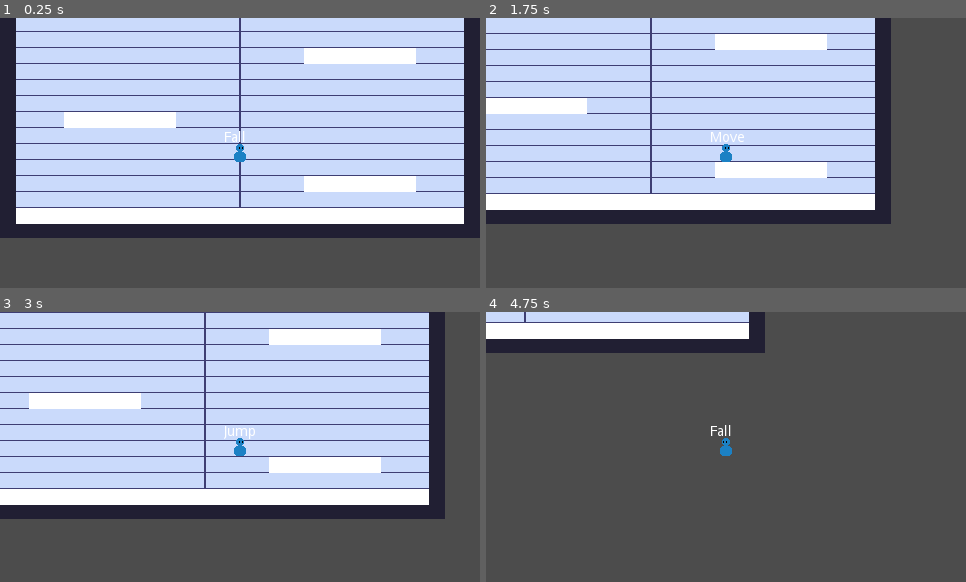
Above: before the commit, frames 1-4 (two rows, left to right).
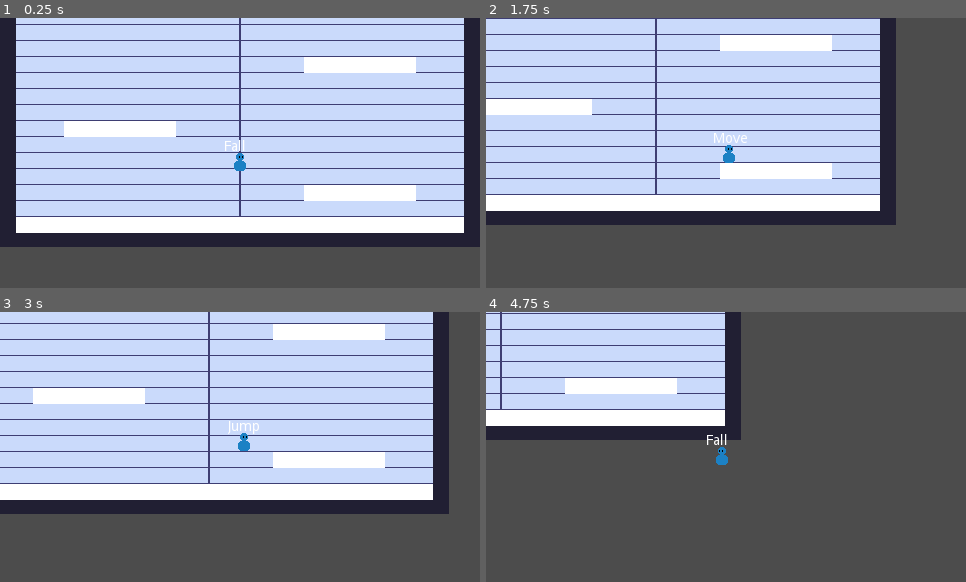
Above: after the commit, the same moments.

Repository: VuurMos/godot-3.5-platformer-character-controller
Game: Godot game, scene res://Game.tscn
The game is run twice, just before and just after one commit, with the same random seed, the same clock (stepped at 60 frames per second) and the same inputs.
Inputs:
- Up to frame 1 (0.25 s): no input
- Up to frame 2 (1.75 s): hold Space (jump) 0.53-1.28 s; hold Right (right) from 0.53 s (still down); tap Space (jump) at 1.35, 1.52 s
- Up to frame 3 (3 s): tap Space (jump) at 1.82, 2.85 s; release Right (right) at 2.03 s; hold Left (left) 2.03-2.78 s; hold Space (jump) 2.03-2.78 s; hold Right (right) from 2.78 s (still down)
- Up to frame 4 (4.75 s): tap Space (jump) at 3.02, 3.32, 4.35, 4.52 s; hold Space (jump) 3.53-4.28 s; release Right (right) at 4.28 s; hold Left (left) from 4.28 s (still down)

The runs differ from the first frame. In frame 1, 22% of the frame differs, in the area x 0-100%, y 2-85%; in frame 2, 9.7%; in frame 3, 16%; in frame 4, 24%, in the area x 0-59%, y 0-57%.

Commit message:
Added camera controller and land state

Diff:
--- a/platformer-controller/Game.tscn
+++ b/platformer-controller/Game.tscn
@@ -12,9 +12,6 @@
 
 [node name="PlatformController" parent="." instance=ExtResource( 1 )]
 
-[node name="Camera2D" type="Camera2D" parent="PlatformController"]
-current = true
-
 [node name="TestPlatform" parent="." instance=ExtResource( 2 )]
 position = Vector2( 0, 112 )
 scale = Vector2( 4, 1 )
--- /dev/null
+++ b/platformer-controller/globals/events.gd
@@ -0,0 +1,5 @@
+extends Node
+
+# Camera Signals
+signal cam_directional_screen_shaked(trauma, direction)
+signal cam_noise_screen_shaked(trauma)
--- a/platformer-controller/player/PlatformController.tscn
+++ b/platformer-controller/player/PlatformController.tscn
@@ -1,13 +1,15 @@
-[gd_scene load_steps=10 format=2]
+[gd_scene load_steps=12 format=2]
 
 [ext_resource path="res://player/platform-controller.gd" type="Script" id=1]
 [ext_resource path="res://player/player_base_sprite.png" type="Texture" id=2]
-[ext_resource path="res://player/player-state-machine.gd" type="Script" id=3]
-[ext_resource path="res://player/player-idle-state.gd" type="Script" id=4]
-[ext_resource path="res://player/player-jump-state.gd" type="Script" id=5]
-[ext_resource path="res://player/player-move-state.gd" type="Script" id=6]
-[ext_resource path="res://player/state-label.gd" type="Script" id=7]
-[ext_resource path="res://player/player-fall-state.gd" type="Script" id=8]
+[ext_resource path="res://player/player-state-machine/player-state-machine.gd" type="Script" id=3]
+[ext_resource path="res://player/player-state-machine/player-states/player-idle-state.gd" type="Script" id=4]
+[ext_resource path="res://player/player-state-machine/player-states/player-jump-state.gd" type="Script" id=5]
+[ext_resource path="res://player/player-state-machine/player-states/player-move-state.gd" type="Script" id=6]
+[ext_resource path="res://player/player-state-machine/state-label.gd" type="Script" id=7]
+[ext_resource path="res://player/player-state-machine/player-states/player-fall-state.gd" type="Script" id=8]
+[ext_resource path="res://player/player-cam/player-cam.gd" type="Script" id=9]
+[ext_resource path="res://player/player-state-machine/player-states/player-land-state.gd" type="Script" id=10]
 
 [sub_resource type="CapsuleShape2D" id=1]
 radius = 6.0
@@ -16,20 +18,28 @@
 [node name="PlatformController" type="KinematicBody2D"]
 script = ExtResource( 1 )
 
+[node name="PlayerCamera" type="Camera2D" parent="."]
+current = true
+script = ExtResource( 9 )
+
 [node name="Sprite" type="Sprite" parent="."]
 texture = ExtResource( 2 )
 
 [node name="CollisionShape2D" type="CollisionShape2D" parent="."]
 shape = SubResource( 1 )
 
-[node name="JumpTimers" type="Node" parent="."]
+[node name="StateTimers" type="Node" parent="."]
 
-[node name="JumpBuffer" type="Timer" parent="JumpTimers"]
+[node name="JumpBuffer" type="Timer" parent="StateTimers"]
 wait_time = 0.2
 one_shot = true
 
-[node name="CoyoteTimer" type="Timer" parent="JumpTimers"]
+[node name="CoyoteTimer" type="Timer" parent="StateTimers"]
 wait_time = 0.1
+one_shot = true
+
+[node name="FallTimer" type="Timer" parent="StateTimers"]
+wait_time = 0.3
 one_shot = true
 
 [node name="StateMachine" type="Node" parent="."]
@@ -48,6 +58,9 @@
 [node name="Fall" type="Node" parent="StateMachine"]
 script = ExtResource( 8 )
 
+[node name="Land" type="Node" parent="StateMachine"]
+script = ExtResource( 10 )
+
 [node name="StateLabel" type="RichTextLabel" parent="."]
 margin_left = -16.0
 margin_top = -22.0
--- a/platformer-controller/player/platform-controller.gd
+++ b/platformer-controller/player/platform-controller.gd
@@ -20,25 +20,25 @@
 var fall_x_dist = 1.75 * TILE_SIZE
 
 var jump_velocity = (2 * jump_height * max_speed) / jump_x_dist
-
 var jump_gravity = (2 * jump_height * pow(max_speed, 2)) / pow(jump_x_dist, 2)
 
-var low_grav_apex_threshold = -10
+var low_grav_apex_threshold = -15
 var jump_apex_gravity = jump_gravity * 0.1
 
 var fall_gravity = (2 * jump_height * pow(max_speed, 2)) / pow(fall_x_dist, 2)
-
-# Clamp fall speed
 var max_fall_velocity = jump_velocity * 0.85
 
 onready var sprite = $Sprite
-onready var jump_buffer = $JumpTimers/JumpBuffer
-onready var coyote_timer = $JumpTimers/CoyoteTimer
+onready var cam = $PlayerCamera
+onready var jump_buffer = $StateTimers/JumpBuffer
+onready var coyote_timer = $StateTimers/CoyoteTimer
+onready var fall_timer = $StateTimers/FallTimer
 onready var state_machine = $StateMachine
 onready var state_label = $StateLabel
 
 
 func _ready():
+	cam.target = self
 	state_machine.connect("transitioned", state_label, "update_label")
 
 
@@ -54,6 +54,7 @@
 
 
 func _physics_process(delta):
+	print(state_machine.state)
 	input_direction = _get_input_direction()
 
 
--- /dev/null
+++ b/platformer-controller/player/player-cam/PlayerCam.tscn
@@ -0,0 +1,6 @@
+[gd_scene load_steps=2 format=2]
+
+[ext_resource path="res://player/player-cam/player-cam.gd" type="Script" id=1]
+
+[node name="PlayerCam" type="Camera2D"]
+script = ExtResource( 1 )
--- /dev/null
+++ b/platformer-controller/player/player-cam/player-cam.gd
@@ -0,0 +1,86 @@
+class_name PlayerCamera
+extends Camera2D
+
+# Follow Variables
+export(float, 0.01, 1, 0.01) var smooth_follow_factor := 0.5 # 0.01 = slow, 0.1 = fast, 0.5 = very fast, 1 = instant
+
+var target = null
+var time_scale := 1.0 # used to adjust camera follow rate with changes in time scale
+
+# Shake Settings
+export(int, 2, 3, 1) var directional_trauma_exponent = 2 # squared or cubed trauma exponent
+export(int, 2, 3, 1) var noise_trauma_exponent = 2 # squared or cubed trauma exponent
+export(float, 0, 1, 0.1) var directional_trauma_decay_rate = 0.8 # how quickly trauma will decay
+export(float, 0, 1, 0.1) var noise_trauma_decay_rate = 0.8 # how quickly trauma will decay
+export var max_shake_offset := Vector2(100, 75) # max position offset during shake
+export var max_shake_roll := 0.1 # max radians to rotate during shake
+
+var min_trauma_magnitude := 0.0 # min limit for trauma magnitude
+var max_trauma_magnitude := 1.0 # max limit for trauma magnitude
+var trauma_direction := Vector2.ZERO
+var noise_y := 0 #used to retrieve noise values from texture
+var noise_direction := Vector2.ZERO
+var current_directional_trauma := 0.0 # current level of directional shake
+var current_noise_trauma := 0.0 # current level of noise shake
+
+onready var screen_shake := true # toggle screen shake setting
+onready var shake_magnitude := 1.0 # shake intensity 0-1
+onready var noise := OpenSimplexNoise.new()
+
+
+#Start
+func _ready():
+	set_as_toplevel(true)
+	_generate_noise()
+	# set target
+
+# connect to event bus singleton for screenshake events
+	Events.connect("cam_directional_screen_shaked", self, "_on_directional_shaked")
+	Events.connect("cam_noise_screen_shaked", self, "_on_noise_shaked")
+
+
+func _physics_process(delta):
+	# follow target if valid
+	if target != null:
+		_follow_target()
+	else:
+		print("Cam error: no targets found.")
+
+	# apply shake_screen() if there is trauma and screen shake is enabled
+	if screen_shake:
+		if current_directional_trauma or current_noise_trauma:
+			#decay and clamp current trauma values
+			current_directional_trauma = max(current_directional_trauma - directional_trauma_decay_rate * delta, min_trauma_magnitude)
+			current_noise_trauma = max(current_noise_trauma - noise_trauma_decay_rate * delta, min_trauma_magnitude)
+			_shake_screen()
+
+
+func _follow_target():
+	global_position.x += (target.global_position.x - global_position.x) * smooth_follow_factor * time_scale
+	global_position.y += (target.global_position.y - global_position.y) * smooth_follow_factor * time_scale
+
+
+func _generate_noise():
+	randomize()
+	noise.seed = randi()
+	noise.period = 4
+	noise.octaves = 2
+
+func _on_directional_shaked(trauma: float, direction: Vector2):
+	current_directional_trauma = min(current_directional_trauma + trauma, max_trauma_magnitude)
+
+	trauma_direction.x = direction.normalized().x
+	trauma_direction.y = direction.normalized().y
+
+func _on_noise_shaked(trauma: float):
+	current_noise_trauma = min(current_noise_trauma + trauma, max_trauma_magnitude)
+
+# apply the current screen shake to the camera position offset and rotation
+func _shake_screen():
+	var direction_amount = pow(current_directional_trauma, directional_trauma_exponent)
+	var noise_amount = pow(current_noise_trauma, noise_trauma_exponent)
+	noise_y += 1 # scroll noise texture
+
+	rotation += max_shake_roll * (noise_amount * noise.get_noise_2d(noise.seed, noise_y))
+	offset.x = max_shake_offset.x * ((noise_amount * noise.get_noise_2d(noise.seed * 2, noise_y)) + (direction_amount * trauma_direction.x)) * shake_magnitude
+	offset.y = max_shake_offset.y * ((noise_amount * noise.get_noise_2d(noise.seed * 3, noise_y)) + (direction_amount * trauma_direction.y)) * shake_magnitude
--- a/platformer-controller/player/player-air-state.gd
+++ b/platformer-controller/player/player-state-machine/player-states/player-air-state.gd
@@ -14,7 +14,4 @@
 
 	# If grounded, transition to move or idle states
 	if player.is_on_floor():
-		if is_zero_approx(player.velocity.x):
-			state_machine.transition_to("Idle")
-		else:
-			state_machine.transition_to("Move")
+		state_machine.transition_to("Land")
--- a/platformer-controller/player/player-fall-state.gd
+++ b/platformer-controller/player/player-state-machine/player-states/player-fall-state.gd
@@ -6,6 +6,8 @@
 	# Start coyote time
 	if msg.has("from_ground"):
 		player.coyote_timer.start()
+
+	player.fall_timer.start()
 
 
 func update(delta: float) -> void:
--- /dev/null
+++ b/platformer-controller/player/player-state-machine/player-states/player-land-state.gd
@@ -0,0 +1,16 @@
+# Land state
+extends PlayerGroundState
+
+func enter(msg := {}) -> void:
+	.enter(msg)
+
+	if player.fall_timer.is_stopped():
+		Events.emit_signal("cam_noise_screen_shaked", 0.3)
+
+func update(delta: float) -> void:
+	.update(delta)
+
+	if is_zero_approx(player.velocity.x):
+		state_machine.transition_to("Idle")
+	else:
+		state_machine.transition_to("Move")
--- a/platformer-controller/project.godot
+++ b/platformer-controller/project.godot
@@ -17,26 +17,32 @@
 "base": "PlayerState",
 "class": "PlayerAirState",
 "language": "GDScript",
-"path": "res://player/player-air-state.gd"
+"path": "res://player/player-state-machine/player-states/player-air-state.gd"
+}, {
+"base": "Camera2D",
+"class": "PlayerCamera",
+"language": "GDScript",
+"path": "res://player/player-cam/player-cam.gd"
 }, {
 "base": "PlayerState",
 "class": "PlayerGroundState",
 "language": "GDScript",
-"path": "res://player/player-ground-state.gd"
+"path": "res://player/player-state-machine/player-states/player-ground-state.gd"
 }, {
 "base": "Node",
 "class": "PlayerState",
 "language": "GDScript",
-"path": "res://player/player-state.gd"
+"path": "res://player/player-state-machine/player-states/player-state.gd"
 }, {
 "base": "Node",
 "class": "PlayerStateMachine",
 "language": "GDScript",
-"path": "res://player/player-state-machine.gd"
+"path": "res://player/player-state-machine/player-state-machine.gd"
 } ]
 _global_script_class_icons={
 "PlatformController": "",
 "PlayerAirState": "",
+"PlayerCamera": "",
 "PlayerGroundState": "",
 "PlayerState": "",
 "PlayerStateMachine": ""
@@ -47,6 +53,10 @@
 config/name="platformer-controller"
 run/main_scene="res://Game.tscn"
 config/icon="res://icon.png"
+
+[autoload]
+
+Events="*res://globals/events.gd"
 
 [display]
 
@@ -117,4 +127,5 @@
 
 [rendering]
 
+2d/snapping/use_gpu_pixel_snap=true
 environment/default_environment="res://default_env.tres"
Renamed: platformer-controller/player/player-state-machine.gd -> platformer-controller/player/player-state-machine/player-state-machine.gd
Renamed: platformer-controller/player/player-ground-state.gd -> platformer-controller/player/player-state-machine/player-states/player-ground-state.gd
Renamed: platformer-controller/player/player-idle-state.gd -> platformer-controller/player/player-state-machine/player-states/player-idle-state.gd
Renamed: platformer-controller/player/player-jump-state.gd -> platformer-controller/player/player-state-machine/player-states/player-jump-state.gd
Renamed: platformer-controller/player/player-move-state.gd -> platformer-controller/player/player-state-machine/player-states/player-move-state.gd
Renamed: platformer-controller/player/player-state.gd -> platformer-controller/player/player-state-machine/player-states/player-state.gd
Renamed: platformer-controller/player/state-label.gd -> platformer-controller/player/player-state-machine/state-label.gd
